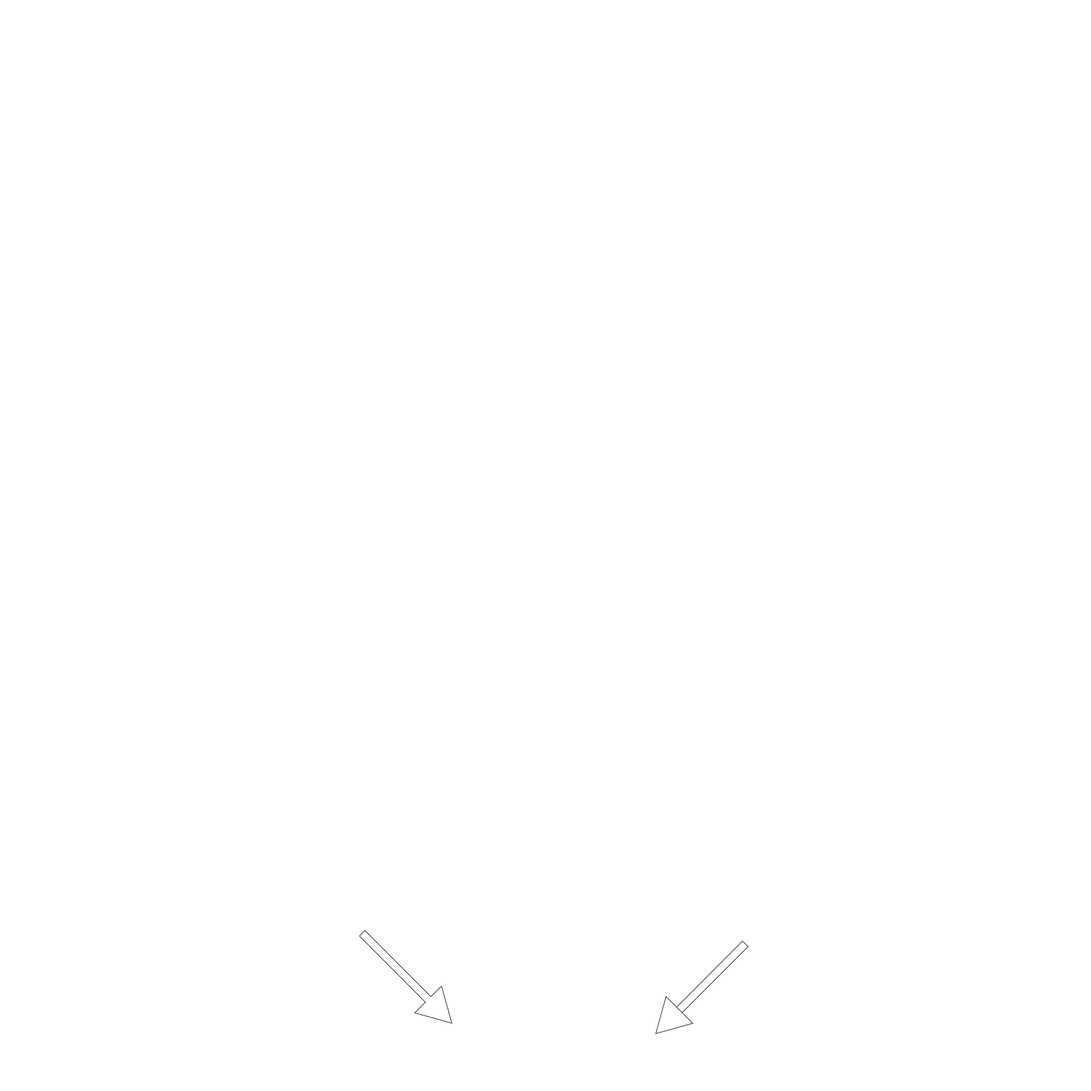
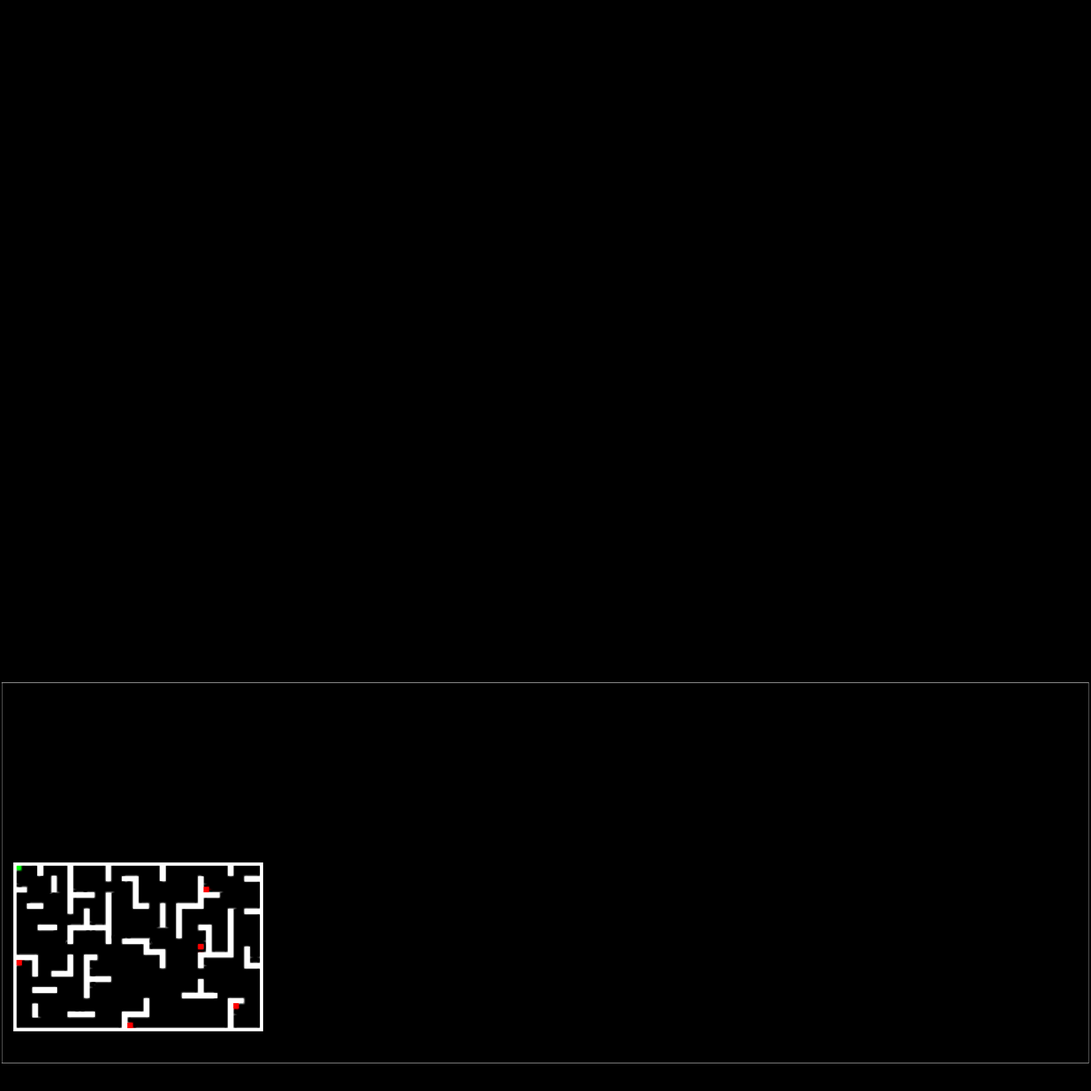
Layers edited between the first and the second 1091x1091 image:
added group "SecondHint" with 3 layers above "FirstHint" over [16, 866, 261, 1029]
added layer "Layer 4" in group "SecondHint" over [16, 887, 239, 1029]
added layer "Layer 3" in group "SecondHint" over [16, 866, 261, 1029]
added layer "Layer 2" in group "SecondHint" over [16, 866, 261, 1029]
hid group "FirstSlide" (2 layers) over [303, 780, 789, 1035]
showed "Layer 0" over [1, 682, 1090, 1064]
showed "Layer 1" over [0, 0, 1091, 1091]
